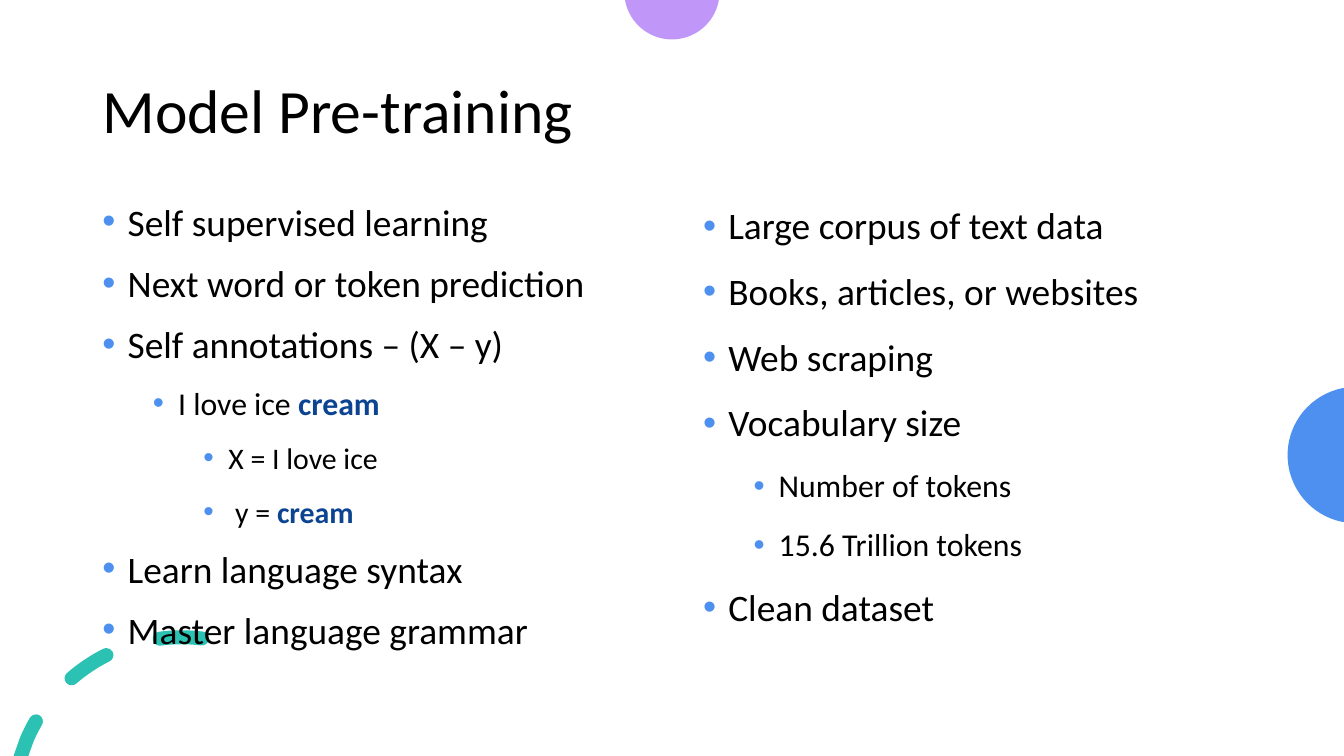
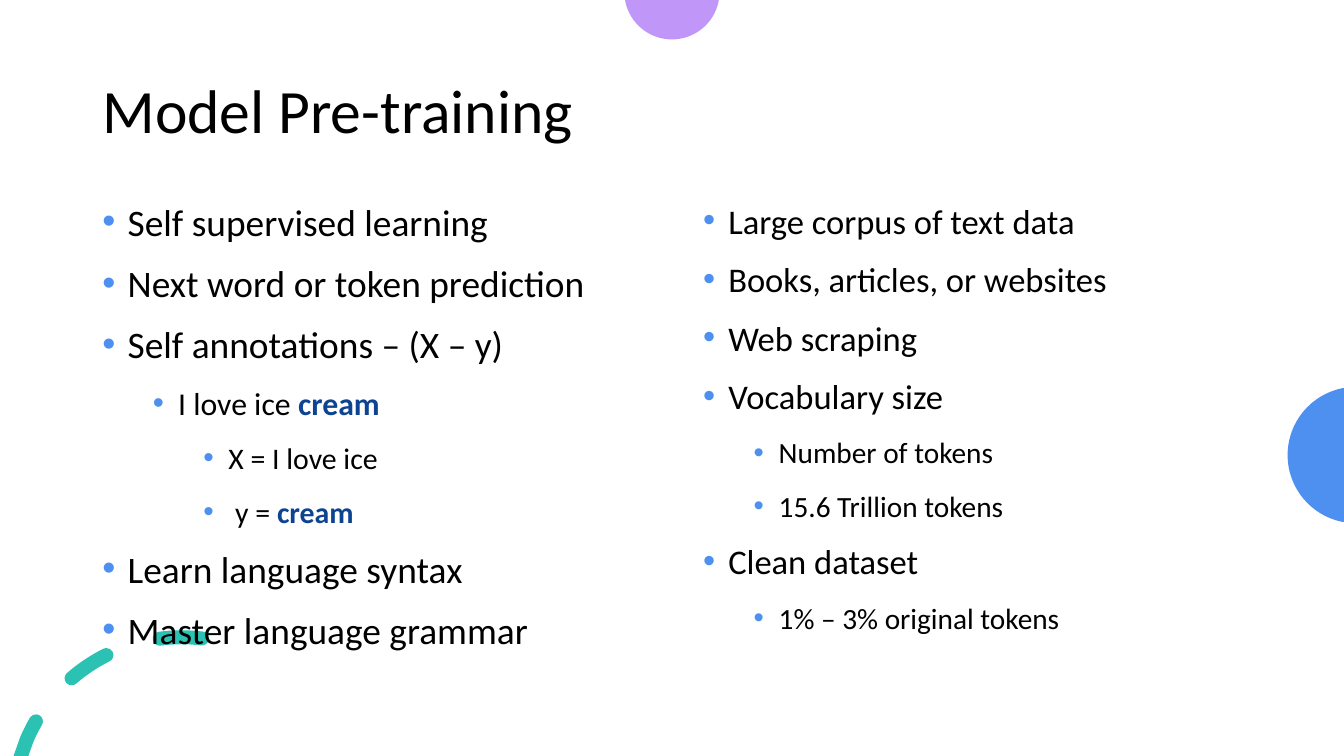
Before and after one commit to look4pritam/LargeLanguageModels, a slide deck: slide 24 of Presentations/IUAC-2024/Introduction_to_Large_Language_Models-From_Foundation_to_Real_World_Applications.pptx. Drawn at 1344x756 pixels with LibreOffice and Linux fonts; fonts in the diff are those of the drawing. Boxes give left, top, right and bottom in pixels: in the first picture for what was removed or moved away, otherwise in the second. Text is boxed around its words. In the diff, an @@ line names an element or a change of style, - is before the commit and + after.

```diff
--- a/Presentations/IUAC-2024/Introduction_to_Large_Language_Models-From_Foundation_to_Real_World_Applications.pptx
+++ b/Presentations/IUAC-2024/Introduction_to_Large_Language_Models-From_Foundation_to_Real_World_Applications.pptx
@@ text at [728,210,1107,575]: size 20 to 18.5 pt in "Large corpus of text data", "Books, articles, or websites", "Web scraping", "Vocabulary size" and 1 more places; size 17 to 15.7 pt in "Number of tokens", "15.6 Trillion tokens"; line spacing 0.9 to 0.8 @@
@@ text at [779,608,1059,634]: paragraph added @@
+    • 1% – 3% original tokens
```
Also in this commit, not shown: 3 other slides changed, 4 slides added.
